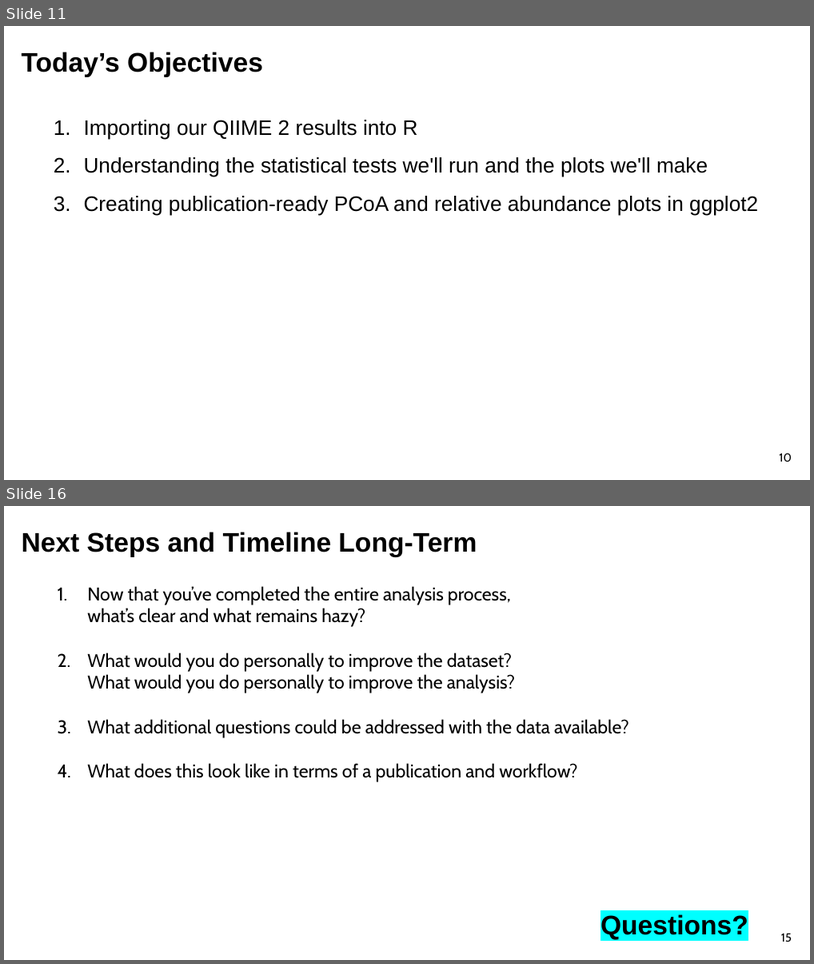
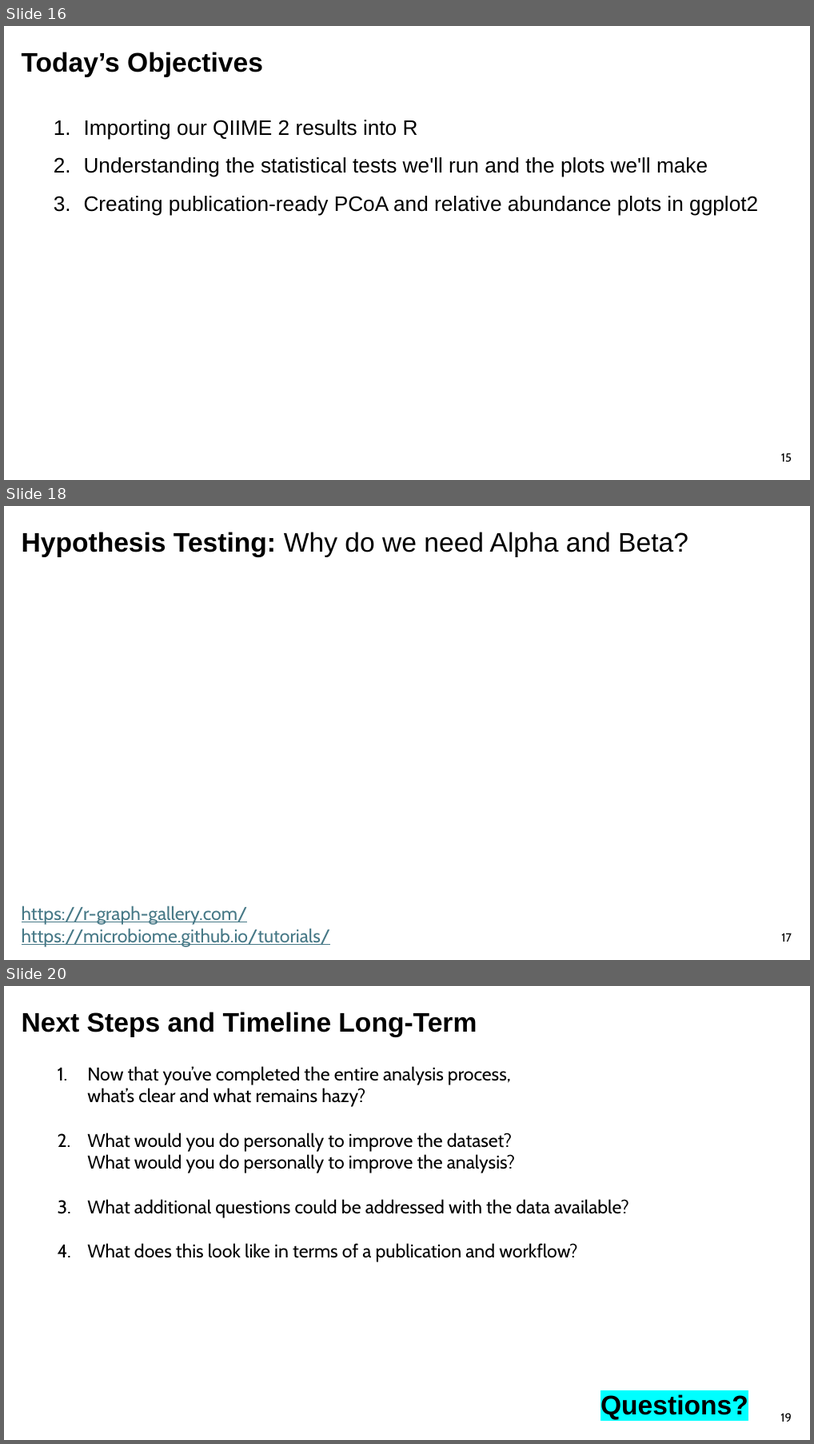
Before and after one commit to sabahzero/UPRM_QIIME2workshop, a slide deck: lectures/Lecture3_UlHasan.pptx. Shown one above the other, each under a label of ours: slides 11 and 16 before the commit, slides 16, 18 and 20 after it; the slides between them are not shown. The pictures are 814x964 and 814x1444 pixels, drawn with LibreOffice and Linux fonts; fonts in the diff are those of the drawing. Boxes give left, top, right and bottom in pixels: in the first picture for what was removed or moved away, otherwise in the second. Text is boxed around its words. In the diff, an @@ line names an element or a change of style, - is before the commit and + after.

```diff
--- a/lectures/Lecture3_UlHasan.pptx
+++ b/lectures/Lecture3_UlHasan.pptx
@@ slide 18 added at bbox=[4, 506, 810, 960], background #FFFFFF @@
@@ text added at bbox=[22, 532, 689, 557], 32 pt, text #000000 @@
+Hypothesis Testing: Why do we need Alpha and Beta?
@@ text added at bbox=[22, 905, 331, 947], 22 pt, text #467886, underline @@
+https://r-graph-gallery.com/
+https://microbiome.github.io/tutorials/
@@ page number added at bbox=[782, 932, 792, 941], 14 pt, text #000000 @@
+17
@@ what was slide 11 is now slide 16 @@
@@ page number at bbox=[782, 452, 792, 461]: text changed @@
-10
+15
@@ what was slide 16 is now slide 20 @@
@@ page number at bbox=[781, 1412, 792, 1421]: text changed @@
-15
+19
```
Also in this commit, not shown: 2 slides changed, 7 other slides added, 4 slides removed, 2 other files.
